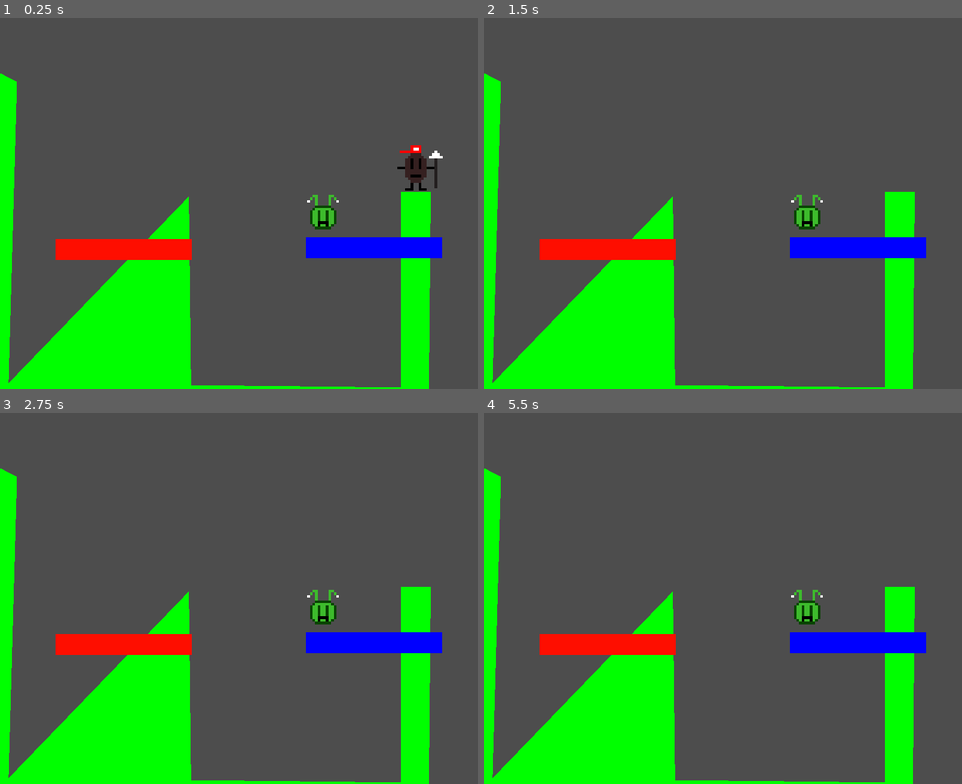
Above: before the commit, frames 1-4 (two rows, left to right).
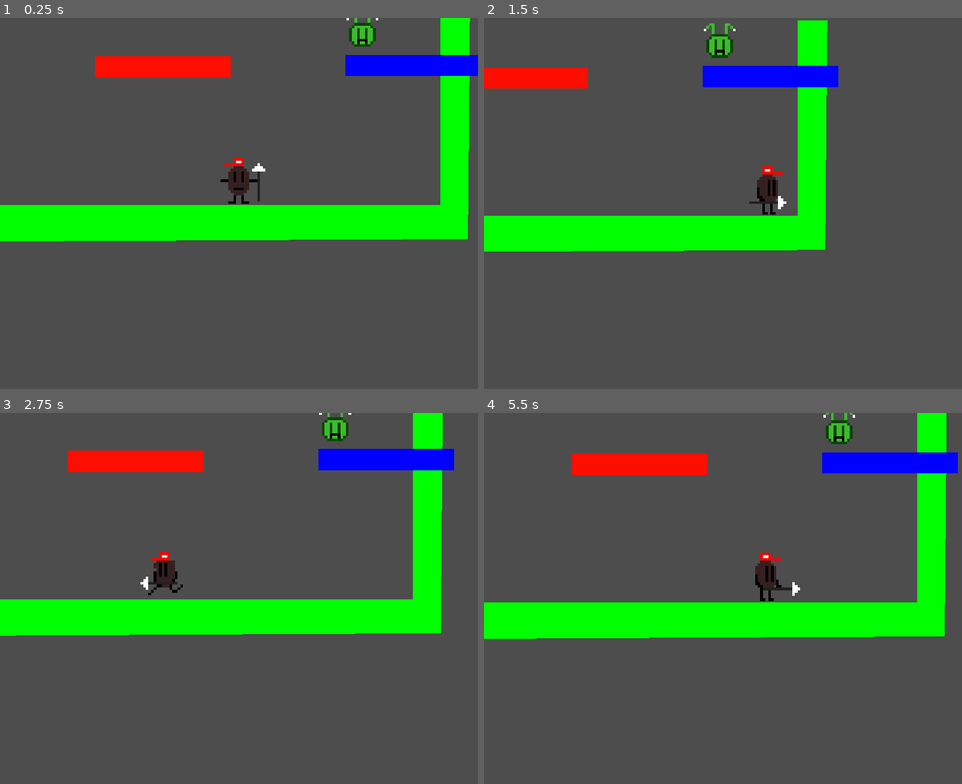
Above: after the commit, the same moments.

Repository: SonuTheNecro/GodotLearningEnvironment
Game: Godot game, scene res://level.tscn
Two runs of this game, one before a commit and one after it. Both use one fixed random seed, a clock stepped at 60 frames per second and the inputs below.
Inputs (mouse positions are in pixels of both pictures, inside the frame that each line leads up to):
- Up to frame 1 (0.25 s): no input
- Up to frame 2 (1.5 s): move the mouse to (828, 184) at 0.52 s; press the mouse at (828, 184) at 0.53 s; hold D (move_right) from 0.53 s (still down); tap W (jump) at 0.77 s; move the mouse to (627, 222) at 1.27 s; release the mouse at (627, 222) at 1.28 s; tap S (duck) at 1.35 s
- Up to frame 3 (2.75 s): tap W (jump) at 1.52 s; move the mouse to (286, 516) at 2.02 s; release D (move_right) at 2.03 s; hold A (move_left) from 2.03 s (still down); hold Shift (run) from 2.03 s (still down)
- Up to frame 4 (5.5 s): move the mouse to (699, 672) at 2.77 s; release A (move_left) at 2.78 s; release Shift (run) at 2.78 s; hold D (move_right) 2.78-4.28 s; click (699, 672) at 2.85 s; tap W (jump) at 3.02, 3.77, 4.52 s; move the mouse to (866, 654) at 3.52 s; hold S (duck) 3.53-4.28 s; move the mouse to (579, 542) at 4.27 s; hold A (move_left) 4.28-5.03 s; tap Shift (run) at 4.35 s; move the mouse to (746, 598) at 5.02 s; press the mouse at (746, 598) at 5.03 s; hold D (move_right) from 5.03 s (still down)

The runs differ from the first frame. In frame 1, 32% of the frame differs, in the area x 0-100%, y 0-100%; in frame 2, 29%; in frame 3, 31%; in frame 4, 31%.

Commit message:
feat: Camera2D

Diff:
--- a/level.tscn
+++ b/level.tscn
@@ -15,7 +15,7 @@
 
 [node name="CollisionPolygon2D" type="CollisionPolygon2D" parent="collision"]
 position = Vector2(-80, 64)
-polygon = PackedVector2Array(-1, 56, -1, 696, 887, 696, 891, 264, 835, 264, 835, 632, 439.099, 627.72, 435, 272, 95, 624, 111, 56, 0, 0)
+polygon = PackedVector2Array(-624, 704, 887, 696, 891, 264, 835, 264, 835, 632, -176, 632, -176, 128, -240, 128, -240, 632, -624, 640, -1328, 704)
 script = ExtResource("1_sdvwn")
 
 [node name="left_platform" type="CollisionShape2D" parent="collision"]
@@ -44,7 +44,7 @@
 texture = SubResource("ImageTexture_0h1is")
 
 [node name="player" parent="." instance=ExtResource("1_vet0b")]
-position = Vector2(784, 320)
+position = Vector2(376, 688)
 
 [node name="enemy" parent="." instance=ExtResource("3_yo7cm")]
 position = Vector2(608, 368)
--- a/player.tscn
+++ b/player.tscn
@@ -298,4 +298,7 @@
 stream = ExtResource("9_ynux7")
 volume_db = -13.236
 
+[node name="Camera2D" type="Camera2D" parent="."]
+position_smoothing_enabled = true
+
 [connection signal="body_entered" from="AnimatedSprite2D/Spear" to="." method="hitbox_check"]
